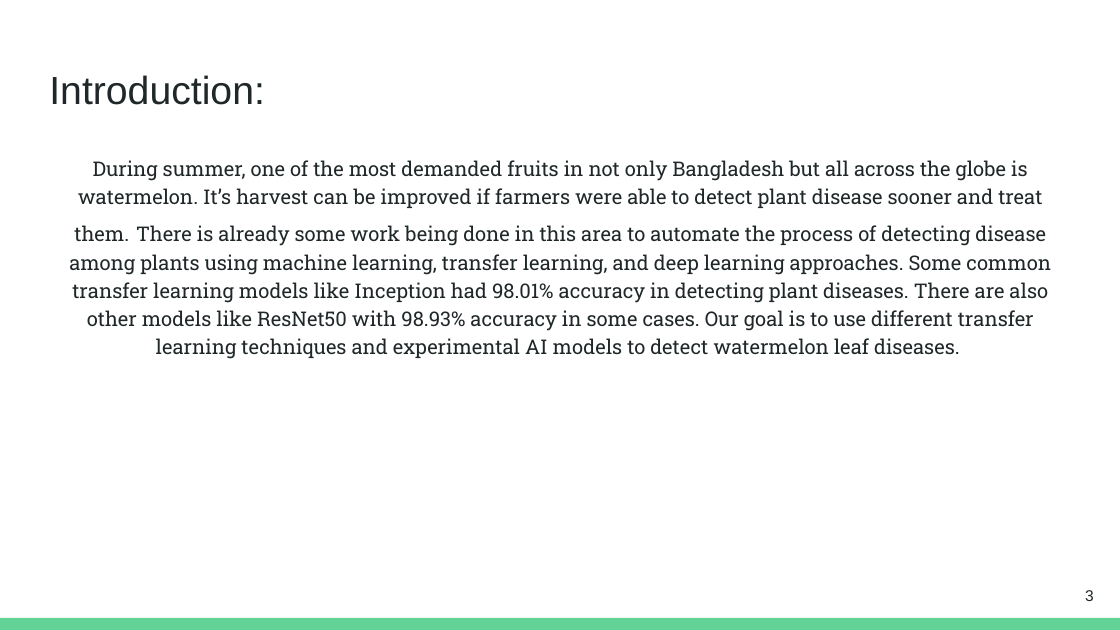
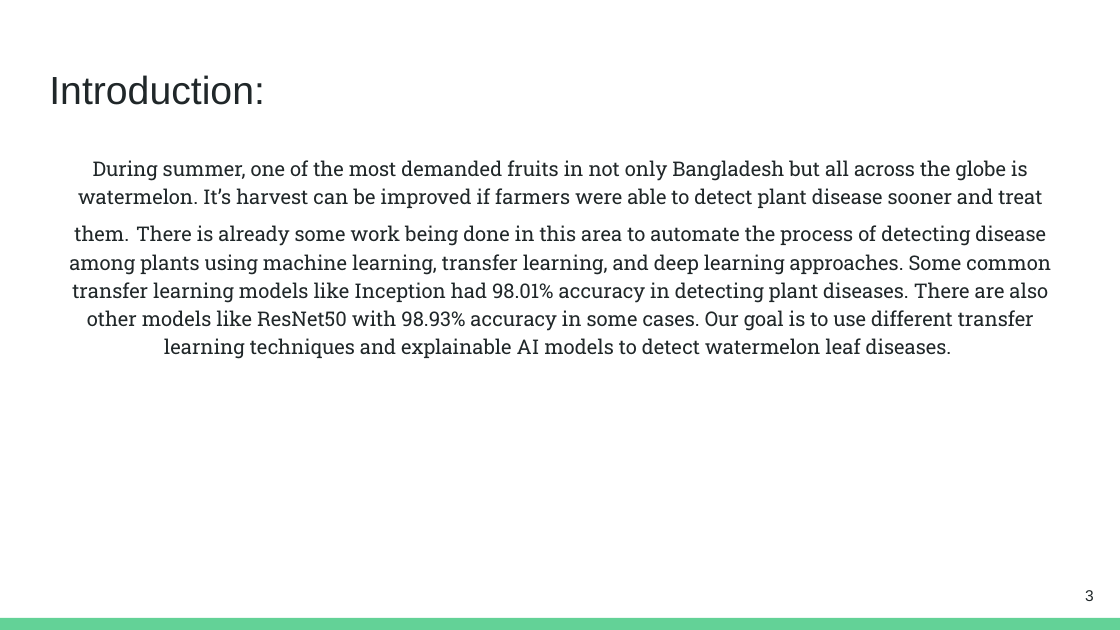
Before and after one commit to mdFuadIslam/cse438, a slide deck: slide 3 of Submission4/Slide.pptx. Drawn at 1120x630 pixels with LibreOffice and Linux fonts; fonts in the diff are those of the drawing. Boxes give left, top, right and bottom in pixels: in the first picture for what was removed or moved away, otherwise in the second. Text is boxed around its words. In the diff, an @@ line names an element or a change of style, - is before the commit and + after.

```diff
--- a/Submission4/Slide.pptx
+++ b/Submission4/Slide.pptx
@@ text at (x1=69, y1=160, x2=1051, y2=359): text changed @@
-During summer, one of the most demanded fruits in not only Bangladesh but all across the globe is watermelon. It’s harvest can be improved if farmers were able to detect plant disease sooner and treat them. There is already some work being done in this area to automate the process of detecting disease among plants using machine learning, transfer learning, and deep learning approaches. Some common transfer learning models like Inception had 98.01% accuracy in detecting plant diseases. There are also other models like ResNet50 with 98.93% accuracy in some cases. Our goal is to use different transfer learning techniques and experimental AI models to detect watermelon leaf diseases.
+During summer, one of the most demanded fruits in not only Bangladesh but all across the globe is watermelon. It’s harvest can be improved if farmers were able to detect plant disease sooner and treat them. There is already some work being done in this area to automate the process of detecting disease among plants using machine learning, transfer learning, and deep learning approaches. Some common transfer learning models like Inception had 98.01% accuracy in detecting plant diseases. There are also other models like ResNet50 with 98.93% accuracy in some cases. Our goal is to use different transfer learning techniques and explainable AI models to detect watermelon leaf diseases.
```
Also in this commit, not shown: 1 other slide changed, 4 other files.
